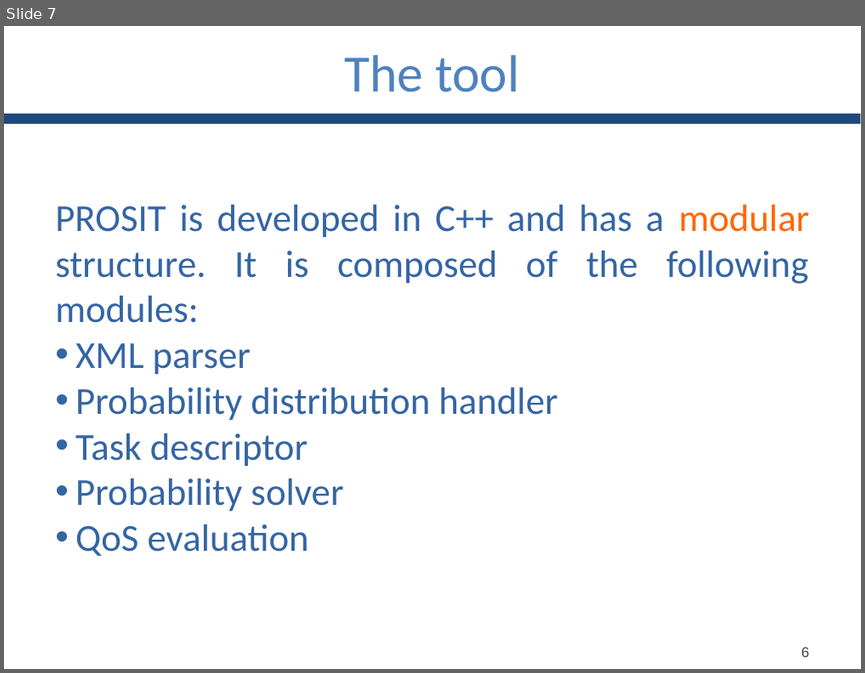
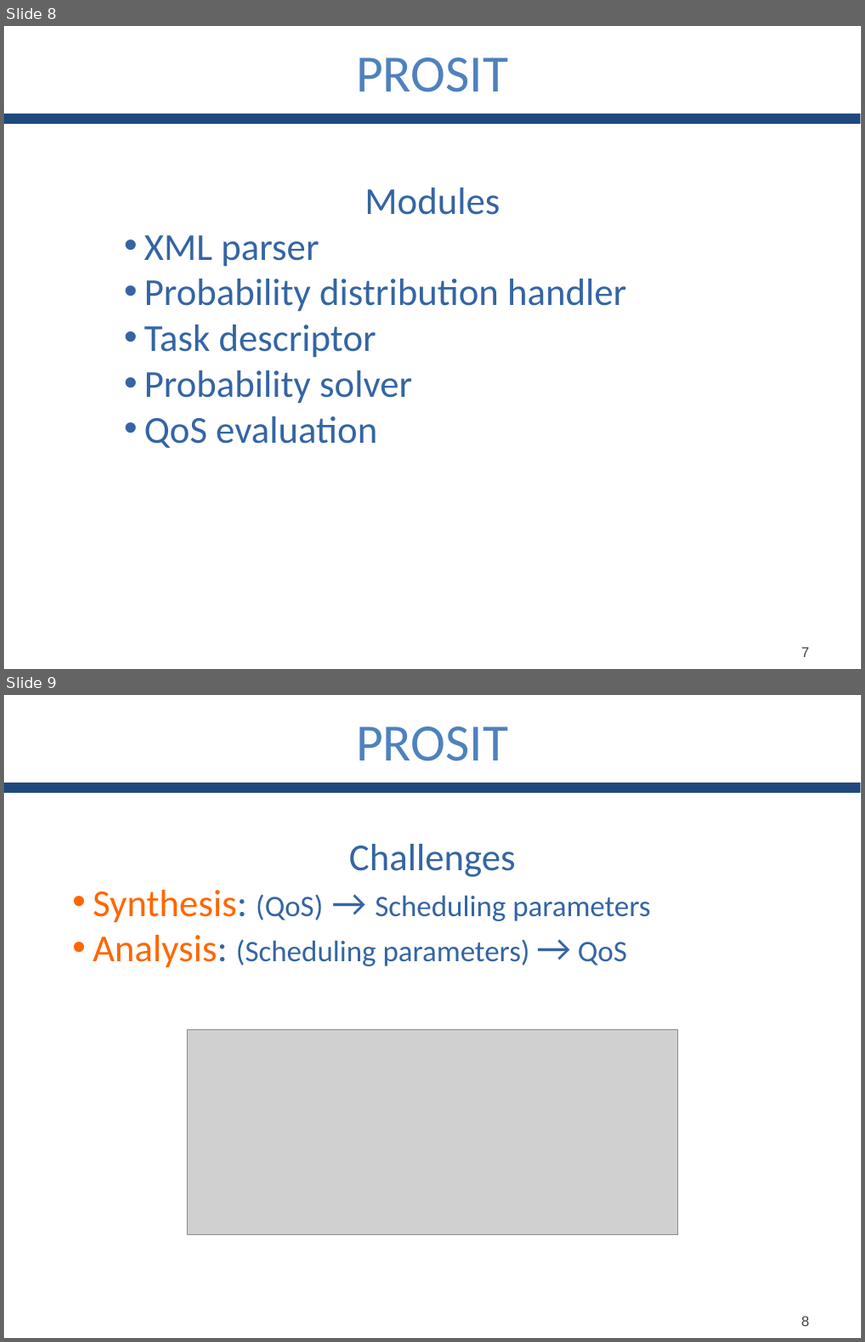
Before and after one commit to GianlucaBortoli/bachelorThesis, a slide deck: slides/slides.pptx. Shown one above the other, each under a label of ours: slide 7 before the commit, slides 8 and 9 after it. The pictures are 865x673 and 865x1342 pixels, drawn with LibreOffice and Linux fonts; fonts in the diff are those of the drawing; grey boxes stand for pictures. Boxes give left, top, right and bottom in pixels: in the first picture for what was removed or moved away, otherwise in the second. Text is boxed around its words. In the diff, an @@ line names an element or a change of style, - is before the commit and + after.

```diff
--- a/slides/slides.pptx
+++ b/slides/slides.pptx
@@ slide 9 added at [4,695,861,1338], background #FFFFFF; not listed: 1 template element that a slide beside it also shows @@
@@ text added at [356,726,508,761], 44 pt, text #4F81BD @@
+PROSIT
@@ text added at [92,844,650,968], 25 pt, text #3465A4 @@
+Challenges
+• Synthesis: (QoS) → Scheduling parameters
+• Analysis: (Scheduling parameters) → QoS
@@ picture added at [187,1029,677,1235] @@
@@ text added at [801,1315,809,1326], 12 pt, text #404040 @@
+8
@@ what was slide 7 is now slide 8 @@
@@ slide 8 changed as well @@
@@ text at [356,57,508,92]: text changed @@
-The tool
+PROSIT
@@ text "Modules": place and size @@
-text "Modules" at [55,204,810,556]
+text "Modules" at [144,188,626,448]
@@ text at [364,188,500,215]: text changed @@
-PROSIT is developed in C++ and has a modular structure. It is composed of the following modules:
+Modules
@@ text at [801,646,809,657]: text changed @@
-6
+7
```
Also in this commit, not shown: 6 other slides changed, 3 other slides added, 3 slides removed.
